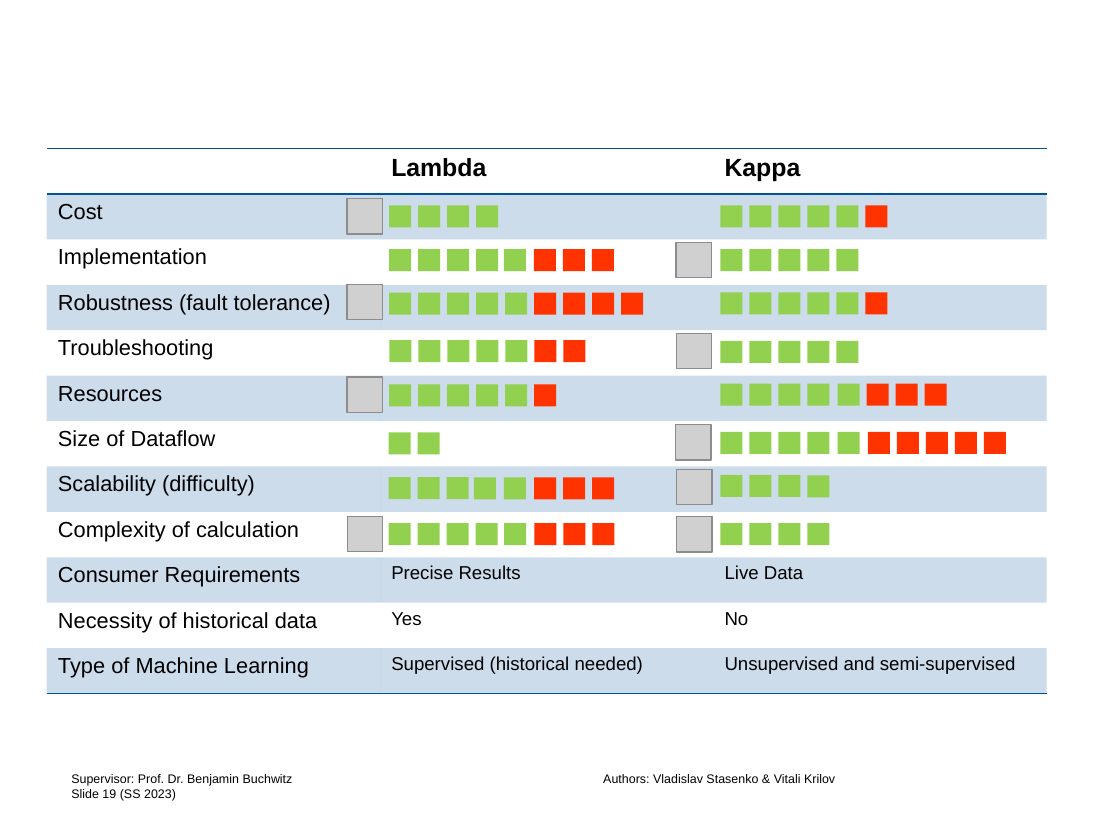
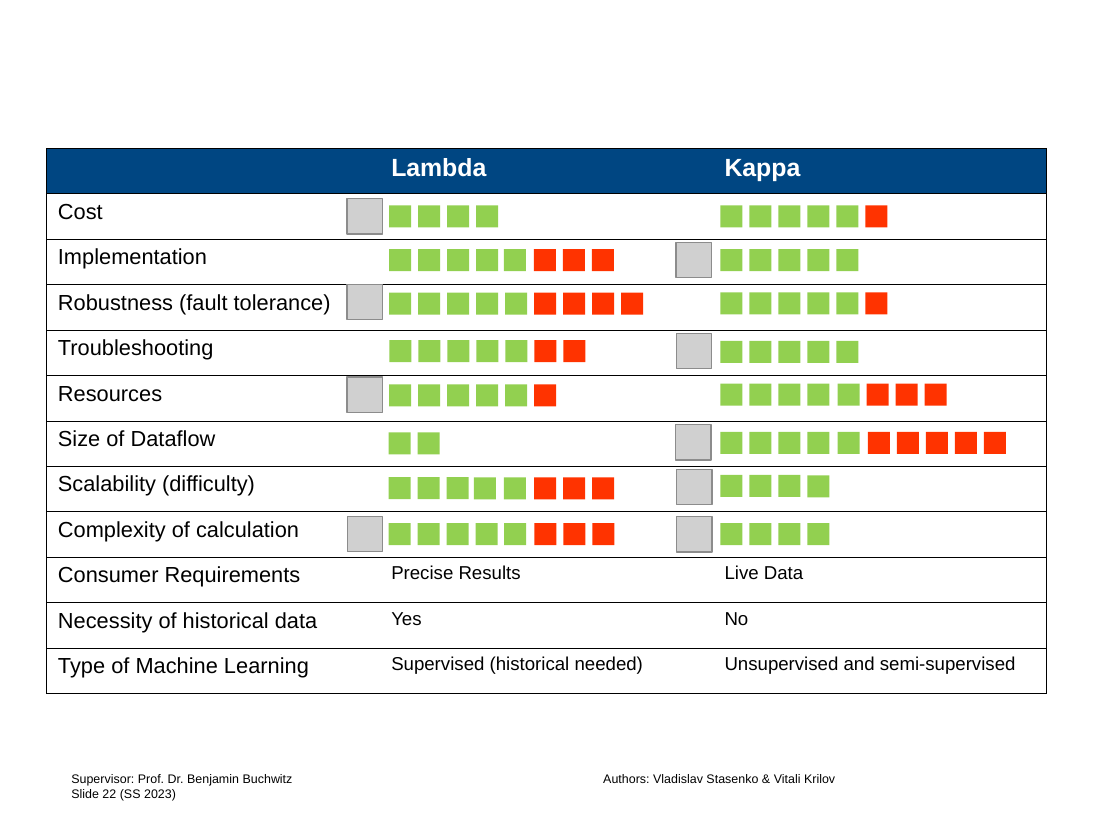
Before and after one commit to vladislabv/stream-processing, a slide deck: slide 22 of content/presentation/Presentation-Stream-Processing-Merged.pptx (slide 19 before the commit). Drawn at 1120x840 pixels with LibreOffice and Linux fonts; fonts in the diff are those of the drawing; grey boxes stand for pictures; background and template pictures are left out. Boxes give left, top, right and bottom in pixels: in the first picture for what was removed or moved away, otherwise in the second. Text is boxed around its words. In the diff, an @@ line names an element or a change of style, - is before the commit and + after.

```diff
--- a/content/presentation/Presentation-Stream-Processing-Merged.pptx
+++ b/content/presentation/Presentation-Stream-Processing-Merged.pptx
@@ table at [47,149,1048,694] @@
@@ fill none to #004682 in row 1 @@
@@ fill #00549C at 20% opacity to none in 18 cells @@
@@ text colour #000000 to #FFFFFF in "Lambda", "Kappa" @@
@@ borders changed @@
@@ text at [71,774,293,801]: text changed @@
-Supervisor: Prof. Dr. Benjamin Buchwitz
-Slide 19 (SS 2023)
+Supervisor: Prof. Dr. Benjamin Buchwitz
+Slide 22 (SS 2023)
```
Also in this commit, not shown: 3 slides added.
